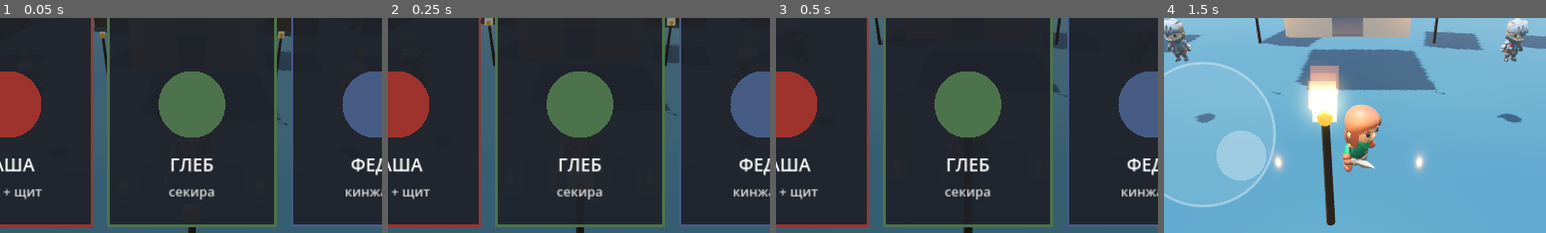
Above: before the commit, frames 1-4 (left to right).
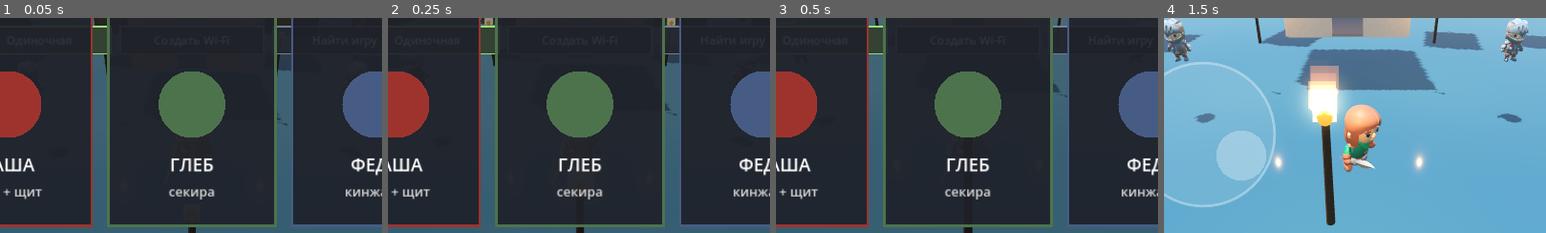
Above: after the commit, the same moments.

Repository: crucian1812-a11y/ar
Game: Godot game, scene res://Main.tscn
Same seed, same stepped clock (60 frames per second), same inputs: the game is played once before the commit and once after it.
Inputs (mouse positions are % of the whole screen's width and height, from its top left):
- Up to frame 1 (0.05 s): no input
- Up to frame 2 (0.25 s): no input
- Up to frame 3 (0.5 s): no input
- Up to frame 4 (1.5 s): move the mouse to (72, 45) at 0.52 s; click (72, 45) at 0.67 s; drag from (30, 55) to (45, 70) at 1.27 s
The pictures show only the part of the screen within x 25-75%, y 28-78%; the shares and areas given below are measured in that part.

The runs differ from the first frame. In frame 1, 0.8% of the frame differs, in the area x 24-77%, y 3-17%; in frame 2, 0.9%; in frame 3, 0.9%; in frame 4, nothing differs.

Commit message:
vityazi3d: auto-framed item previews, 3D armour/helmet, and LAN co-op (beta)
Previews:
- Shop/inventory 3D previews now auto-frame by the model's AABB, so long
  weapons (двуручники, копья, бердыш) no longer overflow the panel.
- Helmets and armour (кольчуга/латы) are shown as procedural 3D models;
  shields use their real meshes — all framed nicely.

Multiplayer (LAN co-op, experimental):
- Net autoload: ENet host/join with UDP broadcast discovery for same-WiFi
  play; menu gains Одиночная / Создать Wi-Fi / Найти игру.
- Player avatars synced across peers (position, heading, anim, hp).
- Host is authoritative for enemies; clients receive enemy snapshots and
  render proxies, forwarding their hits to the host. Host enemies target
  and damage all connected players.
- Single-player is unchanged (all net code gated behind Net.active).

Co-Authored-By: Claude Opus 4.8 <noreply@anthropic.com>
Claude-Session: https://claude.ai/code/session_01Ybzc4D61QXnypTQH2Ro8uP

Diff:
--- a/vityazi3d/Enemy.gd
+++ b/vityazi3d/Enemy.gd
@@ -16,6 +16,14 @@
 var mscale := 0.8
 var home := Vector3.ZERO
 var gold_drop := 8
+
+# networking
+var net_id := -1
+var net_proxy := false          # client-side visual copy of a host enemy
+var net_target := Vector3.ZERO
+var net_yaw := 0.0
+var net_hpfrac := 1.0
+var net_moving := false
 
 const AGGRO := 22.0
 const GRAVITY := 22.0
@@ -167,7 +175,27 @@
 			return true
 	return false
 
+func _nearest_player():
+	var best = null
+	var bd := 1e18
+	for p in get_tree().get_nodes_in_group("player"):
+		var d: float = p.global_position.distance_to(global_position)
+		if d < bd:
+			bd = d; best = p
+	return best
+
 func _physics_process(delta: float) -> void:
+	if net_proxy:
+		# client-side: just follow the host's transform/hp, no AI or physics
+		var f := clampf(delta * 12.0, 0.0, 1.0)
+		global_position = global_position.lerp(net_target, f)
+		if model:
+			model.rotation.y = lerp_angle(model.rotation.y, net_yaw, f)
+		hp = net_hpfrac * max_hp
+		_update_anim(net_moving)
+		_update_hpbar()
+		return
+
 	attack_cd = maxf(0.0, attack_cd - delta)
 	if hurt_t > 0.0: hurt_t -= delta
 	if anim_lock > 0.0: anim_lock -= delta
@@ -177,7 +205,7 @@
 	else:
 		velocity.y = maxf(velocity.y - GRAVITY * delta, -40.0)
 
-	var player = get_tree().get_first_node_in_group("player")
+	var player = _nearest_player()
 	var moving := false
 	if player:
 		var to: Vector3 = player.global_position - global_position
@@ -258,9 +286,15 @@
 	pr.vel = (target - pr.global_position).normalized() * 18.0
 
 func take_damage(d: float) -> void:
+	# client proxy: don't resolve damage locally, ask the host to apply it
+	if net_proxy:
+		hurt_t = 0.12
+		if main and main.has_method("client_hit_enemy"):
+			main.client_hit_enemy(net_id, d)
+		return
 	hp -= d
 	hurt_t = 0.12
-	var player = get_tree().get_first_node_in_group("player")
+	var player = _nearest_player()
 	if player:
 		var away: Vector3 = (global_position - player.global_position).normalized()
 		velocity += away * (1.5 if (kind == Kind.BOSS or kind == Kind.KHAN) else 4.0)
--- a/vityazi3d/Main.gd
+++ b/vityazi3d/Main.gd
@@ -62,6 +62,13 @@
 var near_npc = null
 var current_region := ""
 var mood_t := 0.0
+
+# multiplayer (LAN co-op)
+var net_mode := "single"        # single / host / client
+var remote_players := {}        # peer_id -> RemotePlayer
+var enemy_by_netid := {}        # net_id -> GameEnemy (host: real, client: proxy)
+var _enemy_seq := 0
+var _net_t := 0.0
 
 # video quality (render scale etc.), persisted to user://settings.cfg
 const SETTINGS_PATH := "user://settings.cfg"
@@ -1095,19 +1102,61 @@
 	var root := Node3D.new()
 	var steel := StandardMaterial3D.new(); steel.albedo_color = col; steel.metallic = 0.85; steel.roughness = 0.3
 	var wood := StandardMaterial3D.new(); wood.albedo_color = Color(0.32, 0.22, 0.13); wood.roughness = 0.9
-	var handle := MeshInstance3D.new()
-	var hc := CylinderMesh.new(); hc.top_radius = 0.035; hc.bottom_radius = 0.045; hc.height = 0.62
-	handle.mesh = hc; handle.material_override = wood; handle.position = Vector3(0, 0.31, 0)
-	root.add_child(handle)
-	var head := MeshInstance3D.new()
-	var sm := SphereMesh.new(); sm.radius = 0.11; sm.height = 0.22
-	head.mesh = sm; head.material_override = steel; head.position = Vector3(0, 0.66, 0)
-	root.add_child(head)
-	for d in [Vector3(1, 0, 0), Vector3(-1, 0, 0), Vector3(0, 0, 1), Vector3(0, 0, -1), Vector3(0, 1, 0)]:
-		var stud := MeshInstance3D.new()
-		var bm := BoxMesh.new(); bm.size = Vector3(0.075, 0.075, 0.075)
-		stud.mesh = bm; stud.material_override = steel; stud.position = Vector3(0, 0.66, 0) + d * 0.12
-		root.add_child(stud)
+	match kind:
+		"helmet":
+			var dome := MeshInstance3D.new()
+			var sm := SphereMesh.new(); sm.radius = 0.32; sm.height = 0.42
+			dome.mesh = sm; dome.material_override = steel; dome.position = Vector3(0, 0.32, 0)
+			root.add_child(dome)
+			var tip := MeshInstance3D.new()
+			var tc := CylinderMesh.new(); tc.top_radius = 0.0; tc.bottom_radius = 0.07; tc.height = 0.18
+			tip.mesh = tc; tip.material_override = steel; tip.position = Vector3(0, 0.56, 0)
+			root.add_child(tip)
+			var rim := MeshInstance3D.new()
+			var rc := CylinderMesh.new(); rc.top_radius = 0.34; rc.bottom_radius = 0.34; rc.height = 0.07
+			rim.mesh = rc; rim.material_override = _flat(Color(0.4, 0.3, 0.18)); rim.position = Vector3(0, 0.2, 0)
+			root.add_child(rim)
+			var nasal := MeshInstance3D.new()
+			var nb := BoxMesh.new(); nb.size = Vector3(0.07, 0.22, 0.05)
+			nasal.mesh = nb; nasal.material_override = steel; nasal.position = Vector3(0, 0.18, 0.32)
+			root.add_child(nasal)
+		"mail", "plate":
+			var plate := kind == "plate"
+			var bcol := col if plate else Color(0.45, 0.46, 0.5)
+			var bm := StandardMaterial3D.new(); bm.albedo_color = bcol; bm.metallic = 0.7; bm.roughness = 0.6 if not plate else 0.3
+			var torso := MeshInstance3D.new()
+			if plate:
+				var tb := BoxMesh.new(); tb.size = Vector3(0.62, 0.7, 0.34)
+				torso.mesh = tb
+			else:
+				var tc2 := CylinderMesh.new(); tc2.top_radius = 0.32; tc2.bottom_radius = 0.36; tc2.height = 0.74
+				torso.mesh = tc2
+			torso.material_override = bm; torso.position = Vector3(0, 0.4, 0)
+			root.add_child(torso)
+			for sxx in [-1.0, 1.0]:
+				var sh := MeshInstance3D.new()
+				var ss := SphereMesh.new(); ss.radius = 0.16; ss.height = 0.26
+				sh.mesh = ss; sh.material_override = bm; sh.position = Vector3(sxx * 0.34, 0.72, 0)
+				root.add_child(sh)
+			var collar := MeshInstance3D.new()
+			var cc2 := CylinderMesh.new(); cc2.top_radius = 0.16; cc2.bottom_radius = 0.2; cc2.height = 0.12
+			collar.mesh = cc2; collar.material_override = bm; collar.position = Vector3(0, 0.8, 0)
+			root.add_child(collar)
+		_:
+			# mace / morning-star
+			var handle := MeshInstance3D.new()
+			var hc := CylinderMesh.new(); hc.top_radius = 0.035; hc.bottom_radius = 0.045; hc.height = 0.62
+			handle.mesh = hc; handle.material_override = wood; handle.position = Vector3(0, 0.31, 0)
+			root.add_child(handle)
+			var head := MeshInstance3D.new()
+			var sm2 := SphereMesh.new(); sm2.radius = 0.11; sm2.height = 0.22
+			head.mesh = sm2; head.material_override = steel; head.position = Vector3(0, 0.66, 0)
+			root.add_child(head)
+			for d in [Vector3(1, 0, 0), Vector3(-1, 0, 0), Vector3(0, 0, 1), Vector3(0, 0, -1), Vector3(0, 1, 0)]:
+				var stud := MeshInstance3D.new()
+				var sb := BoxMesh.new(); sb.size = Vector3(0.075, 0.075, 0.075)
+				stud.mesh = sb; stud.material_override = steel; stud.position = Vector3(0, 0.66, 0) + d * 0.12
+				root.add_child(stud)
 	return root
 
 var preview_vp: SubViewport
@@ -1162,10 +1211,34 @@
 	if preview_holder == null:
 		return
 	var inst := make_weapon_visual(w)
-	# stand the weapon upright and roughly centre it
-	inst.position = Vector3(0, 0.05, 0)
+	inst.transform = Transform3D.IDENTITY
 	preview_holder.add_child(inst)
-	preview_holder.rotation = Vector3(0, 0, 0)
+	preview_holder.rotation = Vector3.ZERO
+	# auto-frame: scale so the model's largest dimension fits, centre on the camera target
+	var ab := _node_aabb(inst)
+	if ab.size.length() > 0.0001:
+		var maxd: float = maxf(ab.size.x, maxf(ab.size.y, ab.size.z))
+		var s := 1.2 / maxd
+		inst.scale = Vector3.ONE * s
+		inst.position = Vector3(0, 0.45, 0) - ab.get_center() * s
+
+func _node_aabb(root: Node) -> AABB:
+	var has := false
+	var out := AABB()
+	var inv := (root as Node3D).global_transform.affine_inverse()
+	for m in root.find_children("*", "MeshInstance3D", true, false):
+		var mi := m as MeshInstance3D
+		if mi.mesh == null:
+			continue
+		var a := (inv * mi.global_transform) * mi.mesh.get_aabb()
+		if not has:
+			out = a; has = true
+		else:
+			out = out.merge(a)
+	if root is MeshInstance3D and (root as MeshInstance3D).mesh != null:
+		var ra := (root as MeshInstance3D).mesh.get_aabb()
+		out = ra if not has else out.merge(ra)
+	return out
 
 # ---------------- actors / game flow ----------------
 
@@ -1205,8 +1278,12 @@
 	mood_t = 0.0
 	Sfx.set_mood("calm")
 	_rebuild_saray_barrier()
-	_spawn_world_enemies()
+	# enemies: single-player or host are authoritative; clients receive them over the network
+	if net_mode != "client":
+		_spawn_world_enemies()
 	_spawn_pickups()
+	if Net.active:
+		_net_t = 0.0
 
 func _clear_actors() -> void:
 	for e in get_tree().get_nodes_in_group("enemy"):
@@ -1215,7 +1292,106 @@
 		p.queue_free()
 	for pk in get_tree().get_nodes_in_group("pickup"):
 		pk.queue_free()
+	for id in remote_players.keys():
+		if is_instance_valid(remote_players[id]):
+			remote_players[id].queue_free()
+	remote_players.clear()
+	enemy_by_netid.clear()
+	_enemy_seq = 0
 	alive = 0
+
+# ---------------- networking (LAN co-op) ----------------
+
+func _net_tick(delta: float) -> void:
+	if not Net.active:
+		return
+	_net_t -= delta
+	if _net_t > 0.0:
+		return
+	_net_t = 0.06
+	var mv: Vector3 = player.velocity
+	var moving := Vector2(mv.x, mv.z).length() > 0.6
+	var yaw: float = player.model.rotation.y if player.model else 0.0
+	rpc("_net_player_state", Net.my_id(), player.global_position.x, player.global_position.y,
+		player.global_position.z, yaw, moving, clampf(player.hp / player.max_hp, 0.0, 1.0), player.char_id)
+	if Net.is_host:
+		var arr := []
+		for e in get_tree().get_nodes_in_group("enemy"):
+			if e.net_id < 0:
+				continue
+			var em: float = 1.0 if e.velocity.length() > 0.5 else 0.0
+			arr.append([e.net_id, e.global_position.x, e.global_position.z,
+				(e.model.rotation.y if e.model else 0.0), clampf(e.hp / e.max_hp, 0.0, 1.0), int(e.kind), em])
+		rpc("_net_enemies", arr)
+
+@rpc("any_peer", "unreliable_ordered", "call_remote")
+func _net_player_state(id: int, px: float, py: float, pz: float, yaw: float, moving: bool, hpf: float, cid: int) -> void:
+	if id == Net.my_id():
+		return
+	var rp = remote_players.get(id)
+	if rp == null or not is_instance_valid(rp):
+		rp = preload("res://RemotePlayer.gd").new()
+		rp.peer_id = id
+		rp.main = self
+		add_child(rp)
+		rp.setup(int(cid))
+		rp.global_position = Vector3(px, py, pz)
+		remote_players[id] = rp
+		if Net.is_host:
+			rp.add_to_group("player")    # host enemies will target remote players too
+	rp.target_pos = Vector3(px, py, pz)
+	rp.target_yaw = yaw
+	rp.moving = moving
+	rp.hp_frac = hpf
+
+@rpc("authority", "unreliable", "call_remote")
+func _net_enemies(arr: Array) -> void:
+	if Net.is_host:
+		return
+	var seen := {}
+	for entry in arr:
+		var nid := int(entry[0])
+		seen[nid] = true
+		var e = enemy_by_netid.get(nid)
+		if e == null or not is_instance_valid(e):
+			e = GameEnemy.new()
+			e.kind = int(entry[5])
+			e.main = self
+			e.net_proxy = true
+			e.net_id = nid
+			add_child(e)
+			e.global_position = Vector3(entry[1], 0.0, entry[2])
+			enemy_by_netid[nid] = e
+		e.net_target = Vector3(entry[1], 0.0, entry[2])
+		e.net_yaw = float(entry[3])
+		e.net_hpfrac = float(entry[4])
+		e.net_moving = float(entry[6]) > 0.5
+	for nid in enemy_by_netid.keys():
+		if not seen.has(nid):
+			if is_instance_valid(enemy_by_netid[nid]):
+				enemy_by_netid[nid].queue_free()
+			enemy_by_netid.erase(nid)
+
+func client_hit_enemy(net_id: int, d: float) -> void:
+	if Net.active and not Net.is_host:
+		rpc_id(1, "_net_request_hit", net_id, d)
+
+@rpc("any_peer", "reliable", "call_remote")
+func _net_request_hit(net_id: int, d: float) -> void:
+	if not Net.is_host:
+		return
+	var e = enemy_by_netid.get(net_id)
+	if is_instance_valid(e):
+		e.take_damage(d)
+
+func host_damage_remote(peer_id: int, d: float) -> void:
+	if Net.is_host:
+		rpc_id(peer_id, "_net_apply_damage", d)
+
+@rpc("authority", "reliable", "call_remote")
+func _net_apply_damage(d: float) -> void:
+	if player:
+		player.take_damage(d)
 
 func _spawn_world_enemies() -> void:
 	var camps := [
@@ -1264,8 +1440,11 @@
 	e.main = self
 	e.home = pos
 	e.gold_drop = _gold_for(kind)
+	e.net_id = _enemy_seq
+	_enemy_seq += 1
 	add_child(e)
 	e.global_position = pos + Vector3(0, 3, 0)
+	enemy_by_netid[e.net_id] = e
 	alive += 1
 
 func _gold_for(kind: int) -> int:
@@ -1379,10 +1558,9 @@
 		_: return false
 
 func _shop_icon(item) -> String:
+	# "" -> rendered as a 3D model; otherwise a flat vector icon
 	match item["kind"]:
-		"weapon", "shield": return ""
-		"helmet": return "helmet"
-		"armortier": return "armor"
+		"weapon", "shield", "helmet", "armortier": return ""
 		"heal": return "heal"
 		"booster_str": return "str"
 		"booster_vit": return "vit"
@@ -1465,14 +1643,27 @@
 		"menu":
 			if controls.consume_quality():
 				toggle_quality()
+			var nm: int = controls.consume_net()
+			if nm == 0:
+				net_mode = "single"; Net.leave()
+			elif nm == 1:
+				net_mode = "host"; Net.host()
+			elif nm == 2:
+				net_mode = "client"; Net.discover()
+			controls.net_mode = net_mode
+			controls.net_status = Net.status
 			var c: int = controls.consume_chosen()
 			if c >= 0:
-				start_game(c)
+				if net_mode == "client" and not Net.connected:
+					show_toast("Сначала подключитесь к игре по Wi-Fi")
+				else:
+					start_game(c)
 		"play":
 			_update_interaction()
 			_update_region()
 			_update_saray()
 			_update_mood(delta)
+			_net_tick(delta)
 			if player.hp <= 0.0:
 				_game_over()
 				return
@@ -1709,10 +1900,11 @@
 	var icon := _shop_icon(item)
 	if icon == "":
 		controls.shop_is3d = true
-		if item["kind"] == "weapon":
-			set_preview_weapon(player.WEAPONS[int(item["v"])])
-		else:
-			set_preview_weapon({"model": player.SHIELDS[int(item["v"])]["model"]})
+		match item["kind"]:
+			"weapon": set_preview_weapon(player.WEAPONS[int(item["v"])])
+			"shield": set_preview_weapon({"model": player.SHIELDS[int(item["v"])]["model"]})
+			"helmet": set_preview_weapon({"model": "proc:helmet", "tint": Color(0.62, 0.64, 0.72)})
+			"armortier": set_preview_weapon({"model": ("proc:mail" if int(item["v"]) == 1 else "proc:plate"), "tint": Color(0.6, 0.62, 0.68)})
 	else:
 		controls.shop_is3d = false
 		controls.shop_icon = icon
--- /dev/null
+++ b/vityazi3d/Net.gd
@@ -0,0 +1,128 @@
+extends Node
+
+# LAN co-op transport + UDP host discovery for "same Wi-Fi" play.
+const PORT := 24567
+const BCAST_PORT := 24568
+const MAGIC := "VITYAZI_HOST_V1"
+const MAX_PLAYERS := 6
+
+var active := false
+var is_host := false
+var connected := false      # ready to start (host always; client after handshake)
+var status := ""            # human-readable lobby status
+var found_ip := ""
+
+var _peer: ENetMultiplayerPeer
+var _beacon: PacketPeerUDP    # host: broadcasts presence
+var _listener: PacketPeerUDP  # client: listens for a host
+var _beacon_t := 0.0
+
+signal lobby_changed()
+
+func _ready() -> void:
+	set_process(true)
+	multiplayer.peer_connected.connect(_on_peer_connected)
+	multiplayer.peer_disconnected.connect(_on_peer_disconnected)
+	multiplayer.connected_to_server.connect(_on_connected)
+	multiplayer.connection_failed.connect(_on_failed)
+	multiplayer.server_disconnected.connect(_on_server_disconnected)
+
+func host() -> bool:
+	_reset()
+	_peer = ENetMultiplayerPeer.new()
+	var err := _peer.create_server(PORT, MAX_PLAYERS)
+	if err != OK:
+		status = "Не удалось создать игру"
+		lobby_changed.emit()
+		return false
+	multiplayer.multiplayer_peer = _peer
+	active = true
+	is_host = true
+	connected = true
+	status = "Хост создан. Игроки в сети могут подключиться."
+	_beacon = PacketPeerUDP.new()
+	_beacon.set_broadcast_enabled(true)
+	_beacon.set_dest_address("255.255.255.255", BCAST_PORT)
+	_beacon_t = 0.0
+	lobby_changed.emit()
+	return true
+
+func discover() -> void:
+	_reset()
+	_listener = PacketPeerUDP.new()
+	_listener.bind(BCAST_PORT)
+	status = "Поиск игры в сети…"
+	lobby_changed.emit()
+
+func join(ip: String) -> bool:
+	_peer = ENetMultiplayerPeer.new()
+	var err := _peer.create_client(ip, PORT)
+	if err != OK:
+		status = "Не удалось подключиться"
+		lobby_changed.emit()
+		return false
+	multiplayer.multiplayer_peer = _peer
+	active = true
+	is_host = false
+	status = "Подключение к %s…" % ip
+	lobby_changed.emit()
+	return true
+
+func leave() -> void:
+	_reset()
+
+func my_id() -> int:
+	if multiplayer.multiplayer_peer == null:
+		return 1
+	return multiplayer.get_unique_id()
+
+func peers() -> Array:
+	return multiplayer.get_peers()
+
+func _reset() -> void:
+	if _beacon: _beacon.close(); _beacon = null
+	if _listener: _listener.close(); _listener = null
+	if multiplayer.multiplayer_peer != null:
+		multiplayer.multiplayer_peer = null
+	_peer = null
+	active = false
+	is_host = false
+	connected = false
+	found_ip = ""
+
+func _process(delta: float) -> void:
+	if is_host and _beacon:
+		_beacon_t -= delta
+		if _beacon_t <= 0.0:
+			_beacon_t = 1.0
+			_beacon.put_packet(MAGIC.to_utf8_buffer())
+	if _listener and found_ip == "" and _listener.get_available_packet_count() > 0:
+		var pkt := _listener.get_packet()
+		if pkt.get_string_from_utf8() == MAGIC:
+			found_ip = _listener.get_packet_ip()
+			_listener.close(); _listener = null
+			status = "Игра найдена: %s" % found_ip
+			join(found_ip)
+
+func _on_peer_connected(id: int) -> void:
+	status = "Игрок подключился (%d). Всего: %d" % [id, peers().size() + 1]
+	lobby_changed.emit()
+
+func _on_peer_disconnected(id: int) -> void:
+	status = "Игрок отключился (%d)" % id
+	lobby_changed.emit()
+
+func _on_connected() -> void:
+	connected = true
+	status = "Подключено! Выберите витязя."
+	lobby_changed.emit()
+
+func _on_failed() -> void:
+	status = "Подключение не удалось"
+	_reset()
+	lobby_changed.emit()
+
+func _on_server_disconnected() -> void:
+	status = "Хост закрыл игру"
+	_reset()
+	lobby_changed.emit()
--- /dev/null
+++ b/vityazi3d/RemotePlayer.gd
@@ -0,0 +1,108 @@
+extends Node3D
+class_name RemotePlayer
+
+# Visual stand-in for another player on the network (no input/camera/AI).
+var peer_id := 0
+var main = null
+var char_id := 0
+var target_pos := Vector3.ZERO
+var target_yaw := 0.0
+var moving := false
+var hp_frac := 1.0
+
+var _model: Node3D
+var _anim: AnimationPlayer
+var _cur := ""
+var _hp_fg: MeshInstance3D
+var _ready_done := false
+
+func _model_path(id: int) -> String:
+	match id:
+		0: return "res://assets/models/Knight.glb"
+		1: return "res://assets/models/Barbarian.glb"
+		_: return "res://assets/models/Rogue.glb"
+
+func setup(cid: int) -> void:
+	char_id = cid
+	if _ready_done:
+		_build()
+
+func _ready() -> void:
+	add_to_group("remote_player")
+	_ready_done = true
+	_build()
+
+func _build() -> void:
+	if _model:
+		_model.queue_free()
+		_model = null
+	_model = load(_model_path(char_id)).instantiate()
+	add_child(_model)
+	_model.scale = Vector3.ONE * 0.82
+	# show a sword so the avatar is armed-looking
+	var sk := _find_class(_model, "Skeleton3D")
+	if sk:
+		for c in sk.get_children():
+			var n := String(c.name)
+			if ("Helmet" in n) or ("Hat" in n) or ("Cape" in n) or ("Shield" in n) \
+				or ("Axe" in n) or ("Crossbow" in n) or ("Knife" in n) or ("Throwable" in n) \
+				or ("Mug" in n) or ("Offhand" in n) or ("Badge" in n) or ("Spike" in n) \
+				or ("Rectangle" in n) or ("Round" in n) or ("Bow" in n):
+				c.visible = false
+	_anim = _find_class(_model, "AnimationPlayer")
+	if _anim:
+		for a in ["Idle", "Running_A"]:
+			if _anim.has_animation(a):
+				_anim.get_animation(a).loop_mode = Animation.LOOP_LINEAR
+		_cur = "Idle"
+		_anim.play("Idle")
+	# hp bar
+	var bg := _quad(Color(0, 0, 0, 0.6), 1.0, 0.14, 0)
+	_hp_fg = _quad(Color(0.4, 0.7, 1.0, 1.0), 0.92, 0.09, 1)
+	bg.position = Vector3(0, 2.2, 0)
+	_hp_fg.position = Vector3(0, 2.2, 0)
+
+func _process(delta: float) -> void:
+	global_position = global_position.lerp(target_pos, clampf(delta * 12.0, 0.0, 1.0))
+	if _model:
+		_model.rotation.y = lerp_angle(_model.rotation.y, target_yaw, clampf(delta * 12.0, 0.0, 1.0))
+	if _anim:
+		var want := "Running_A" if moving else "Idle"
+		if want != _cur and _anim.has_animation(want):
+			_cur = want
+			_anim.play(want, 0.15)
+	if _hp_fg:
+		_hp_fg.scale.x = clampf(hp_frac, 0.02, 1.0)
+		_hp_fg.position.x = -0.92 * (1.0 - clampf(hp_frac, 0.0, 1.0)) * 0.5
+
+# host enemies hit this avatar -> tell the owning client to apply the damage
+func take_damage(d: float) -> void:
+	if main and main.has_method("host_damage_remote"):
+		main.host_damage_remote(peer_id, d)
+
+func knockback(_dir: Vector3, _force: float) -> void:
+	pass
+
+func _quad(color: Color, w: float, h: float, prio: int) -> MeshInstance3D:
+	var mi := MeshInstance3D.new()
+	var q := QuadMesh.new(); q.size = Vector2(w, h)
+	mi.mesh = q
+	var m := StandardMaterial3D.new()
+	m.albedo_color = color
+	m.shading_mode = BaseMaterial3D.SHADING_MODE_UNSHADED
+	m.billboard_mode = BaseMaterial3D.BILLBOARD_ENABLED
+	m.transparency = BaseMaterial3D.TRANSPARENCY_ALPHA
+	m.render_priority = prio
+	m.no_depth_test = true
+	mi.material_override = m
+	add_child(mi)
+	return mi
+
+func _find_class(node: Node, cls: String) -> Node:
+	if node.get_class() == cls:
+		return node
+	for c in node.get_children():
+		var r := _find_class(c, cls)
+		if r:
+			return r
+	return null
--- a/vityazi3d/TouchControls.gd
+++ b/vityazi3d/TouchControls.gd
@@ -12,6 +12,9 @@
 var restart := false
 var quality_label := "Графика: Высокая"
 var _quality := false
+var net_mode := "single"
+var net_status := ""
+var _net := -1
 var _interact := false
 var _close := false
 
@@ -105,6 +108,8 @@
 	var c := chosen; chosen = -1; return c
 func consume_quality() -> bool:
 	var q := _quality; _quality = false; return q
+func consume_net() -> int:
+	var n := _net; _net = -1; return n
 func consume_restart() -> bool:
 	var r := restart; restart = false; return r
 func consume_interact() -> bool:
@@ -180,6 +185,14 @@
 	var v := _vp()
 	return Rect2(v.x * 0.5 - 150.0, v.y * 0.88, 300.0, 52.0)
 
+func _net_btn(i: int) -> Rect2:
+	var v := _vp()
+	var w := minf(240.0, (v.x - 120.0) / 3.0)
+	var gap := 16.0
+	var total := 3.0 * w + 2.0 * gap
+	var x0 := (v.x - total) * 0.5
+	return Rect2(x0 + i * (w + gap), v.y * 0.30, w, 46.0)
+
 func _shop_panel() -> Rect2:
 	var v := _vp()
 	var w := minf(800.0, v.x - 36.0)
@@ -278,6 +291,10 @@
 	if _quality_btn().has_point(p):
 		_quality = true
 		return
+	for i in range(3):
+		if _net_btn(i).has_point(p):
+			_net = i
+			return
 	for i in range(3):
 		if _char_rect(i).has_point(p):
 			chosen = i
@@ -632,6 +649,18 @@
 	if font:
 		draw_string(font, Vector2(0, v.y * 0.16), "ВИТЯЗИ НОВГОРОДА", HORIZONTAL_ALIGNMENT_CENTER, v.x, 46, Color(0.9, 0.78, 0.4))
 		draw_string(font, Vector2(0, v.y * 0.24), "Выбери витязя", HORIZONTAL_ALIGNMENT_CENTER, v.x, 24, Color.WHITE)
+	# network mode buttons
+	var nlabels := ["Одиночная", "Создать Wi-Fi", "Найти игру"]
+	var nmodes := ["single", "host", "client"]
+	for i in range(3):
+		var nb := _net_btn(i)
+		var sel: bool = net_mode == nmodes[i]
+		draw_rect(nb, Color(0.20, 0.26, 0.20) if sel else Color(0.14, 0.15, 0.18, 0.95))
+		draw_rect(nb, Color(0.6, 0.9, 0.5, 0.95) if sel else Color(0.5, 0.55, 0.65, 0.85), false, 2.0)
+		if font:
+			draw_string(font, Vector2(nb.position.x, nb.position.y + 30), nlabels[i], HORIZONTAL_ALIGNMENT_CENTER, nb.size.x, 19, Color.WHITE)
+	if font and net_status != "":
+		draw_string(font, Vector2(0, v.y * 0.30 + 70.0), net_status, HORIZONTAL_ALIGNMENT_CENTER, v.x, 18, Color(0.7, 0.85, 1.0))
 	for i in range(3):
 		var r := _char_rect(i)
 		var c: Color = CHARS[i][2]
--- a/vityazi3d/project.godot
+++ b/vityazi3d/project.godot
@@ -11,6 +11,7 @@
 [autoload]
 
 Sfx="*res://Sound.gd"
+Net="*res://Net.gd"
 
 [display]
 
